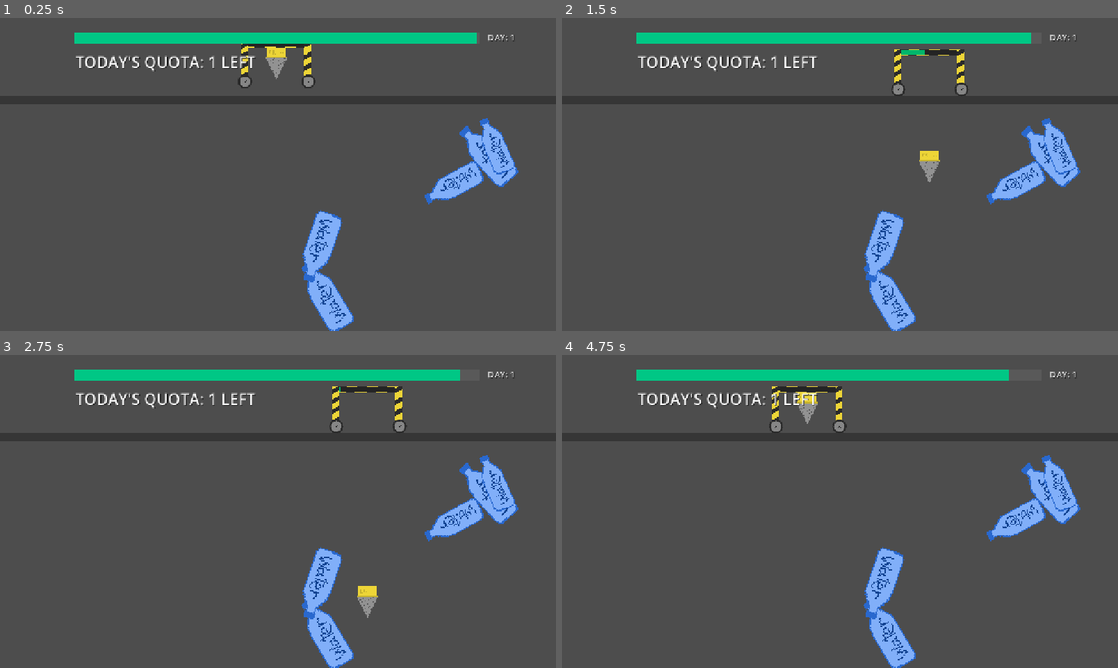
Above: before the commit, frames 1-4 (two rows, left to right).
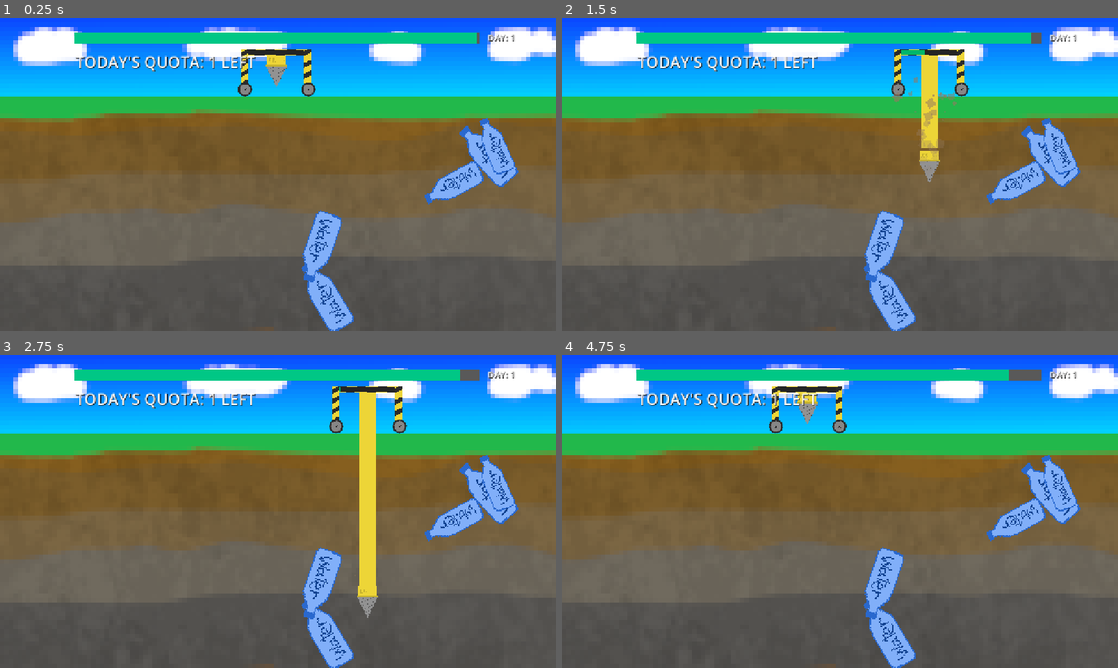
Above: after the commit, the same moments.

Repository: KeaganErasmus/Clod-Godo-Wild-Jam-99
Game: Godot game, scene res://Scenes/digging/scenes/digging.tscn
The game is run twice, just before and just after one commit, with the same random seed, the same clock (stepped at 60 frames per second) and the same inputs. This scene is started directly instead of the project's main scene.
Inputs (mouse positions are in pixels of both pictures, inside the frame that each line leads up to):
- Up to frame 1 (0.25 s): no input
- Up to frame 2 (1.5 s): tap Enter at 0.5 s; move the mouse to (962, 158) at 0.52 s; hold D (move_right) 0.53-1.28 s; hold Space (magnetize) 0.53-1.28 s; click (962, 158) at 0.67 s; move the mouse to (728, 190) at 1.27 s; hold S (move_down) from 1.28 s (still down); tap 1 (num_1) at 1.35 s
- Up to frame 3 (2.75 s): move the mouse to (333, 442) at 2.02 s; release S (move_down) at 2.03 s; hold D (move_right) from 2.03 s (still down); tap 2 (num_2) at 2.1 s
- Up to frame 4 (4.75 s): move the mouse to (812, 574) at 2.77 s; release D (move_right) at 2.78 s; hold W (move_up) 2.78-3.53 s; tap 3 (num_3) at 2.85 s; click (812, 574) at 2.92 s; move the mouse to (1006, 558) at 3.52 s; hold A (move_left) from 3.53 s (still down); tap 4 (num_4) at 3.6 s; move the mouse to (673, 464) at 4.27 s; tap X at 4.35 s

The runs differ from the first frame. In frame 1, 71% of the frame differs, in the area x 0-100%, y 0-80%; in frame 2, 70%; in frame 3, 71%; in frame 4, 70%.

Commit message:
feat(): added digging bg and water/digging particles

Diff:
--- a/Scenes/digging/scenes/digging.tscn
+++ b/Scenes/digging/scenes/digging.tscn
@@ -3,6 +3,7 @@
 [ext_resource type="Script" uid="uid://q0j3b0xgpqym" path="res://Scenes/digging/scenes/digging.gd" id="1_6acvb"]
 [ext_resource type="PackedScene" uid="uid://c1f7687vd81x6" path="res://Scenes/digging/scenes/drill_machine.tscn" id="1_sj24a"]
 [ext_resource type="PackedScene" uid="uid://n7w243o1qxms" path="res://global_ui.tscn" id="2_ldt0o"]
+[ext_resource type="Texture2D" uid="uid://byliybcbn6v7a" path="res://Scenes/digging/art/digging bg.png" id="2_xlc85"]
 
 [sub_resource type="RectangleShape2D" id="RectangleShape2D_jq8s5"]
 size = Vector2(1280, 100)
@@ -39,7 +40,7 @@
 offset_bottom = -30.0
 grow_horizontal = 2
 grow_vertical = 2
-color = Color(0.21, 0.21, 0.21, 1)
+color = Color(0.21, 0.21, 0.21, 0)
 metadata/_edit_use_anchors_ = true
 
 [node name="LeftWall" type="CollisionShape2D" parent="Floor" unique_id=849191988]
@@ -80,7 +81,16 @@
 color = Color(0.21, 0.21, 0.21, 1)
 metadata/_edit_use_anchors_ = true
 
+[node name="BG" type="Sprite2D" parent="." unique_id=2135899217]
+texture_filter = 1
+position = Vector2(640, 360)
+scale = Vector2(10, 10)
+texture = ExtResource("2_xlc85")
+
 [node name="GlobalUI" parent="." unique_id=880697242 instance=ExtResource("2_ldt0o")]
+
+[node name="DrillBody" parent="." unique_id=888981149 instance=ExtResource("1_sj24a")]
+position = Vector2(636, 109.435)
 
 [node name="Area2D" type="Area2D" parent="." unique_id=320297195]
 
@@ -90,9 +100,6 @@
 
 [node name="Waters" type="Node2D" parent="Area2D" unique_id=1709954904]
 position = Vector2(642, 475)
-
-[node name="DrillBody" parent="." unique_id=888981149 instance=ExtResource("1_sj24a")]
-position = Vector2(636, 64.74)
 
 [node name="WinDelayTimer" type="Timer" parent="." unique_id=11878653]
 wait_time = 0.5
--- /dev/null
+++ b/Scenes/digging/scenes/drill.gd
@@ -0,0 +1,9 @@
+extends CharacterBody2D
+
+var velocity_factor: float = 50
+
+func _digging_particles(enabled: bool):
+	$CPUParticles2D.emitting = enabled
+
+func _set_particle_velocity_max(velocity: float):
+	$CPUParticles2D.initial_velocity_max = velocity_factor * velocity
--- a/Scenes/digging/scenes/drill.tscn
+++ b/Scenes/digging/scenes/drill.tscn
@@ -1,10 +1,20 @@
 [gd_scene format=3 uid="uid://lmdqwthmqaua"]
 
 [ext_resource type="Texture2D" uid="uid://bs6uptc6p5bov" path="res://Scenes/digging/art/drill.png" id="1_hfdln"]
+[ext_resource type="Script" uid="uid://dk2xvystsd48n" path="res://Scenes/digging/scenes/drill.gd" id="1_yc5yn"]
+
+[sub_resource type="Curve" id="Curve_mduoy"]
+_data = [Vector2(0, 1), 0.0, 0.0, 0, 0, Vector2(1, 0), 0.0, 0.0, 0, 0]
+point_count = 2
+
+[sub_resource type="Gradient" id="Gradient_ke0wg"]
+offsets = PackedFloat32Array(0, 0.31178162, 0.7054598, 1)
+colors = PackedColorArray(1, 1, 1, 0, 1, 1, 1, 1, 1, 1, 1, 0.8956159, 1, 1, 1, 0)
 
 [node name="Drill" type="CharacterBody2D" unique_id=668374361]
 collision_layer = 4
 collision_mask = 4
+script = ExtResource("1_yc5yn")
 
 [node name="Sprite2D" type="Sprite2D" parent="." unique_id=848250358]
 texture_filter = 1
@@ -14,3 +24,21 @@
 [node name="CollisionPolygon2D" type="CollisionPolygon2D" parent="." unique_id=1850193615]
 scale = Vector2(0.75, 0.75)
 polygon = PackedVector2Array(0, 48, -32, -16, -32, -48, 33, -48, 32, -14, 1, 48)
+
+[node name="CPUParticles2D" type="CPUParticles2D" parent="." unique_id=925096184]
+position = Vector2(0, 36)
+emitting = false
+amount = 200
+emission_shape = 1
+emission_sphere_radius = 5.0
+direction = Vector2(0, -1)
+spread = 180.0
+gravity = Vector2(0, 0)
+initial_velocity_max = 328.94
+angle_min = -180.0
+angle_max = 180.0
+scale_amount_min = 0.0
+scale_amount_max = 20.0
+scale_amount_curve = SubResource("Curve_mduoy")
+color = Color(0.57923716, 0.47621554, 0.38017902, 1)
+color_ramp = SubResource("Gradient_ke0wg")
--- a/Scenes/digging/scenes/drill_machine.gd
+++ b/Scenes/digging/scenes/drill_machine.gd
@@ -5,6 +5,8 @@
 @onready var drill_charge_bar = $DrillChargeBar
 @onready var wheel1 = $Wheel
 @onready var wheel2 = $Wheel2
+var line_start_pos: Vector2
+var line_end_pos: Vector2
 
 @export var move_force = 50
 var drill_charge: float = 0
@@ -19,9 +21,28 @@
 	drill_charge_bar.min_value = 0
 	drill_charge_bar.max_value = drill_charge_max
 
+	line_start_pos = $DrillHome.position
+	line_end_pos = $Drill.position
+	#print("line_start_pos: " + str(line_start_pos))
+	#print("line_end_pos: " + str(line_end_pos))
+	$DrillLine.add_point(line_start_pos)
+	$DrillLine.add_point(line_end_pos)
+
 func _process(delta: float) -> void:
 	drill_charge_bar.value = drill_charge
 	#drill.global_position.x = global_position.x
+
+	line_start_pos = $DrillHome.position
+	line_end_pos = $Drill.position
+
+	line_start_pos.y -= 36
+	line_end_pos.y -= 32
+
+	$DrillLine.set_point_position(0, line_start_pos)
+	$DrillLine.set_point_position(1, line_end_pos)
+
+	if drilling and drill_charge < 1:
+		$Drill._digging_particles(false)
 
 # Called every frame. 'delta' is the elapsed time since the previous frame.
 func _physics_process(delta: float) -> void:
@@ -50,9 +71,10 @@
 
 func _shoot_drill():
 	drilling = true
-
+	$Drill._digging_particles(true)
 	while drilling and drill_charge > 0.05:
 		#print(drill_charge)
+		$Drill._set_particle_velocity_max(drill_charge)
 		drill.position.y += drill_charge * drill_move_scale
 
 		drill_charge = lerp(drill_charge, float(0), 0.05)
--- a/Scenes/digging/scenes/drill_machine.tscn
+++ b/Scenes/digging/scenes/drill_machine.tscn
@@ -2,6 +2,7 @@
 
 [ext_resource type="Texture2D" uid="uid://dc6e0jmcpaer0" path="res://Scenes/digging/art/drill body.png" id="1_52rsq"]
 [ext_resource type="Script" uid="uid://c444urkx14es7" path="res://Scenes/digging/scenes/drill_machine.gd" id="1_tiw04"]
+[ext_resource type="Texture2D" uid="uid://b2kjaiedryujr" path="res://Scenes/stacking/art/chain link.png" id="2_a1h8q"]
 [ext_resource type="PackedScene" uid="uid://vokvvt8elxqi" path="res://Scenes/digging/scenes/wheel.tscn" id="2_e0uk5"]
 [ext_resource type="PackedScene" uid="uid://lmdqwthmqaua" path="res://Scenes/digging/scenes/drill.tscn" id="4_vycd4"]
 
@@ -15,6 +16,11 @@
 collision_layer = 2
 collision_mask = 3
 script = ExtResource("1_tiw04")
+
+[node name="DrillLine" type="Line2D" parent="." unique_id=1312818121]
+texture_filter = 1
+width = 38.0
+texture = ExtResource("2_a1h8q")
 
 [node name="Sprite2D" type="Sprite2D" parent="." unique_id=977128880]
 texture_filter = 1
@@ -48,6 +54,9 @@
 [node name="DrillHome" type="Marker2D" parent="." unique_id=1308200103]
 position = Vector2(0, 12)
 
+[node name="LineHome" type="Marker2D" parent="." unique_id=1582744927]
+position = Vector2(0, -24)
+
 [node name="DrillChargeBar" type="ProgressBar" parent="." unique_id=449899331]
 offset_left = -64.0
 offset_top = -37.0
--- a/Scenes/digging/scenes/water_bottle.gd
+++ b/Scenes/digging/scenes/water_bottle.gd
@@ -4,4 +4,8 @@
 
 func _on_body_entered(body: Node2D) -> void:
 	water_hit.emit()
+	$Sprite2D.visible = false
+	$CollisionShape2D.disabled = true
+	$CPUParticles2D.emitting = true
+	await get_tree().create_timer(1).timeout
 	queue_free()
--- a/Scenes/digging/scenes/water_bottle.tscn
+++ b/Scenes/digging/scenes/water_bottle.tscn
@@ -5,6 +5,9 @@
 
 [sub_resource type="RectangleShape2D" id="RectangleShape2D_4ipva"]
 size = Vector2(24, 62)
+
+[sub_resource type="Gradient" id="Gradient_vmhmv"]
+colors = PackedColorArray(1, 1, 1, 1, 1, 1, 1, 0)
 
 [node name="WaterBottle" type="Area2D" unique_id=1430006373]
 collision_mask = 4
@@ -14,6 +17,28 @@
 position = Vector2(0, 1)
 shape = SubResource("RectangleShape2D_4ipva")
 
+[node name="CPUParticles2D" type="CPUParticles2D" parent="." unique_id=1925274351]
+emitting = false
+amount = 200
+one_shot = true
+explosiveness = 1.0
+randomness = 0.57
+emission_shape = 1
+emission_sphere_radius = 0.01
+direction = Vector2(0, 0)
+spread = 180.0
+gravity = Vector2(0, 0)
+initial_velocity_max = 151.76
+damping_min = 100.0
+damping_max = 100.0
+angle_min = -180.0
+angle_max = 180.0
+scale_amount_max = 20.0
+color = Color(0.22000003, 0.636, 1, 1)
+color_ramp = SubResource("Gradient_vmhmv")
+hue_variation_min = -1.0
+hue_variation_max = 1.0
+
 [node name="Sprite2D" type="Sprite2D" parent="." unique_id=1943254319]
 texture_filter = 1
 texture = ExtResource("1_3jqsb")
--- a/Scenes/stacking/scenes/claw.gd
+++ b/Scenes/stacking/scenes/claw.gd
@@ -14,6 +14,8 @@
 	locked_y = global_position.y
 	line_start_pos = $AnchorMarker.position
 	line_end_pos = $Chain/Magnet.position
+
+	line_end_pos.y -= 15
 	#print("line_start_pos: " + str(line_start_pos))
 	#print("line_end_pos: " + str(line_end_pos))
 	$Chain/ChainLine.add_point(line_start_pos)
@@ -23,6 +25,8 @@
 func _process(delta: float) -> void:
 	line_start_pos = $AnchorMarker.position
 	line_end_pos = $Chain/Magnet.position
+
+	line_end_pos.y -= 15
 
 	#print("line_start_pos: " + str(line_start_pos))
 	#print("line_end_pos: " + str(line_end_pos))
--- a/Scenes/stacking/scenes/claw.tscn
+++ b/Scenes/stacking/scenes/claw.tscn
@@ -19,7 +19,6 @@
 
 [node name="ChainLine" type="Line2D" parent="Chain" unique_id=867243618]
 texture = ExtResource("3_r3w3q")
-texture_mode = 1
 
 [node name="Magnet" parent="Chain" unique_id=948084818 instance=ExtResource("6_rf2it")]
 position = Vector2(0, 240)
Binary file added: Scenes/digging/art/digging bg.png
Not shown, added: Scenes/digging/art/digging bg.png.import
Not shown, added: Scenes/digging/scenes/drill.gd.uid
